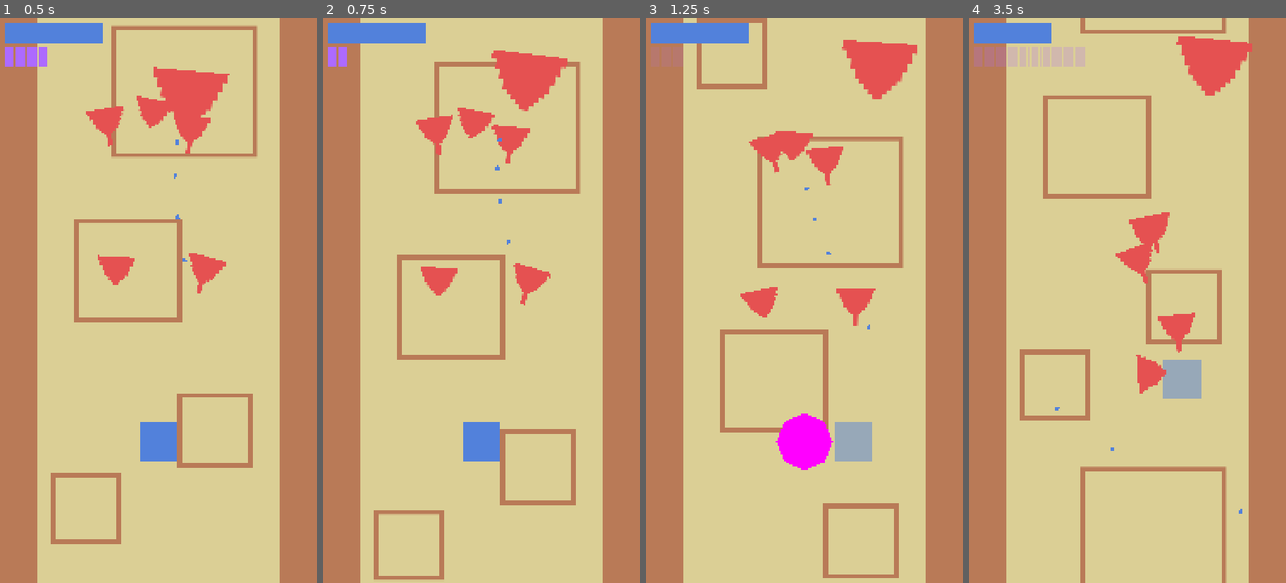
Above: before the commit, frames 1-4 (left to right).
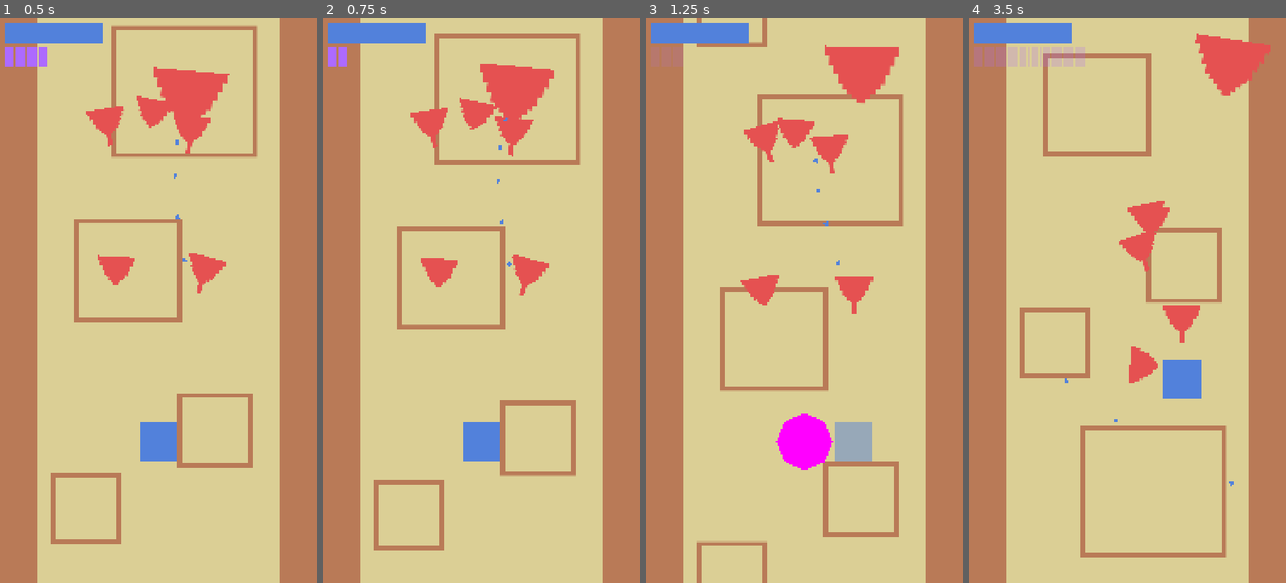
Above: after the commit, the same moments.

Repository: cormacoshaughnessey-maker/PanthersArcade
Game: Godot game, scene res://Scenes/game.tscn
The game is run twice, just before and just after one commit, with the same random seed, the same clock (stepped at 60 frames per second) and the same inputs.
Inputs:
- Up to frame 1 (0.5 s): no input
- Up to frame 2 (0.75 s): hold Right (right) from 0.53 s (still down); hold Space (rewind) from 0.53 s (still down)
- Up to frame 3 (1.25 s): keep holding Right (right); keep holding Space (rewind)
- Up to frame 4 (3.5 s): release Right (right) at 1.28 s; release Space (rewind) at 1.28 s; hold Down (down) 1.28-2.03 s; tap Space (rewind) at 1.35, 2.85 s; hold Right (right) 2.03-2.78 s; hold Space (rewind) 2.03-2.78 s; hold Up (up) from 2.78 s (still down)

Frame 1 is identical in both runs. In frame 2, 8.2% of the frame differs, in the area x 16-82%, y 2-100%; in frame 3, 8.9%; in frame 4, 9.3%, in the area x 16-96%, y 0-100%.

Commit message:
Add Rewind Pausing
Added functionality to pause enemies, projectiles, and the background while rewinding. Can be changed using the pause_on_rewind export variable in the player.

Diff:
--- a/panthers-arcade-game/Scenes/background.tscn
+++ b/panthers-arcade-game/Scenes/background.tscn
@@ -1,8 +1,10 @@
 [gd_scene format=3 uid="uid://clsccskxsea5v"]
 
+[ext_resource type="Script" uid="uid://b4qfove8niryo" path="res://Scripts/background.gd" id="1_pojwb"]
 [ext_resource type="Texture2D" uid="uid://dwt3c0n8v71ly" path="res://Assets/Placeholder_Background.png" id="1_sn1xx"]
 
 [node name="Background" type="Node2D" unique_id=1810696300]
+script = ExtResource("1_pojwb")
 
 [node name="Parallax2D" type="Parallax2D" parent="." unique_id=1446974400]
 scroll_scale = Vector2(0, 1)
--- a/panthers-arcade-game/Scenes/game.tscn
+++ b/panthers-arcade-game/Scenes/game.tscn
@@ -11,6 +11,7 @@
 
 [node name="Game" type="Node2D" unique_id=1653535691]
 script = ExtResource("1_ebmjs")
+default_lives = 5
 
 [node name="UI" type="CanvasLayer" parent="." unique_id=1082573101]
 
--- /dev/null
+++ b/panthers-arcade-game/Scripts/background.gd
@@ -0,0 +1,16 @@
+extends Node2D
+
+@onready var parallax_2d := $Parallax2D
+var default_autoscroll_speed : float
+
+var scroll_speed : int:
+	set(value):
+		scroll_speed = value
+		parallax_2d.autoscroll.y = value
+
+
+func _ready() -> void:
+	default_autoscroll_speed = parallax_2d.autoscroll.y
+
+func reset_scroll_speed() -> void:
+	scroll_speed = default_autoscroll_speed
--- a/panthers-arcade-game/Scripts/enemy.gd
+++ b/panthers-arcade-game/Scripts/enemy.gd
@@ -13,6 +13,7 @@
 @export var score_value := 10  # how many points player gets for killing this enemy
 @export var contact_damage_cooldown := 1.0  # how often contact damage can happen
 
+var paused := false
 var invulnerable := false
 var current_health : float
 var player : CharacterBody2D  # reference to the player so enemies can chase them
@@ -29,13 +30,15 @@
 	# connect the area entered signal so enemy can damage the player on collision
 	area_entered.connect(_on_area_entered)
 	body_entered.connect(_on_body_entered)
+	self.add_to_group("enemies")
 
 
 func _physics_process(delta: float) -> void:
-	# each enemy type will override this to do their own movement and attacks
-	move_and_attack(delta)
-	# clean up enemies that fall too far off screen
-	check_if_off_screen()
+	if not paused: # only move if the enemy is not paused
+		# each enemy type will override this to do their own movement and attacks
+		move_and_attack(delta)
+		# clean up enemies that fall too far off screen
+		check_if_off_screen()
 
 
 # remove enemies that are way off screen so we don't waste resources
--- a/panthers-arcade-game/Scripts/enemy_projectile.gd
+++ b/panthers-arcade-game/Scripts/enemy_projectile.gd
@@ -10,7 +10,7 @@
 var velocity : Vector2 = Vector2.ZERO
 var direction : Vector2 = Vector2.ZERO
 var speed : float = 300.0
-
+var paused := false
 
 func _ready() -> void:
 	# add to enemy attacks group
@@ -25,26 +25,27 @@
 	queue_free()
 
 func _physics_process(delta: float) -> void:
-	# move the projectile
-	if velocity != Vector2.ZERO:
-		position += velocity * delta
-	elif direction != Vector2.ZERO:
-		position += direction * speed * delta
+	if not paused:
+		# move the projectile
+		if velocity != Vector2.ZERO:
+			position += velocity * delta
+		elif direction != Vector2.ZERO:
+			position += direction * speed * delta
 
-	# rotate to face direction of travel
-	if velocity != Vector2.ZERO:
-		rotation = velocity.angle() + deg_to_rad(90)
-	elif direction != Vector2.ZERO:
-		rotation = direction.angle() + deg_to_rad(90)
+		# rotate to face direction of travel
+		if velocity != Vector2.ZERO:
+			rotation = velocity.angle() + deg_to_rad(90)
+		elif direction != Vector2.ZERO:
+			rotation = direction.angle() + deg_to_rad(90)
 
-	# clean up projectiles that went way off screen
-	var screen_size = get_viewport_rect().size
-	var canvas_transform = get_canvas_transform()
-	var visible_rect = Rect2(-canvas_transform.origin, screen_size)
-	# add some buffer so projectiles just off screen aren't deleted immediately
-	visible_rect = visible_rect.grow(200)
-	if not visible_rect.has_point(global_position):
-		queue_free()
+		# clean up projectiles that went way off screen
+		var screen_size = get_viewport_rect().size
+		var canvas_transform = get_canvas_transform()
+		var visible_rect = Rect2(-canvas_transform.origin, screen_size)
+		# add some buffer so projectiles just off screen aren't deleted immediately
+		visible_rect = visible_rect.grow(200)
+		if not visible_rect.has_point(global_position):
+			queue_free()
 
 
 # when projectile hits something
--- a/panthers-arcade-game/Scripts/game.gd
+++ b/panthers-arcade-game/Scripts/game.gd
@@ -4,21 +4,24 @@
 @onready var rewind_ui := $UI/RewindUI
 @onready var player := $Player
 @onready var rewind_cooldown_timer := $Player/RewindCooldownTimer
+@onready var background := $Background
 var rewind_cooldown_percentage := 1.0
 
  # INFO: Variable for the lives the player has remaining, with an accompanying set function which updates the UI
-var lives = 3:
+var lives := 3:
 	set(value):
 		lives = value
 		health_ui.init_lives(lives)
+@export var default_lives := 3
 
 
  # INFO: Function run only once when the game starts running
 func _ready():
-	lives = 5
+	lives = default_lives
+	pass
 
 
- # INFO: functions for taking damage with collision
+ # INFO: functions for taking damage with collision (now unused)
 #func _on_mini_boss_body_entered(body: Node2D) -> void:
 	#if body.has_method("lose_life") and body is Player:
 		#body.lose_life()
@@ -45,3 +48,14 @@
 		rewind_ui.modulate = Color(1.0, 1.0, 1.0, rewind_cooldown_percentage/2)
 	else:
 		rewind_ui.modulate = Color(1.0, 1.0, 1.0, 1.0)
+
+
+func pause_enemies(pause:=true) -> void:
+	for i in get_tree().get_nodes_in_group("enemies"):
+		i.paused = pause
+	for i in get_tree().get_nodes_in_group("enemy_attack"):
+		i.paused = pause
+	if pause:
+		background.scroll_speed = 0
+	else:
+		background.reset_scroll_speed()
--- a/panthers-arcade-game/Scripts/player.gd
+++ b/panthers-arcade-game/Scripts/player.gd
@@ -5,6 +5,7 @@
 @export var max_lives := 3
 @export var invincibility_duration := 1.5  # seconds of i-frames after getting hit
 @export var rewind_invincibility_duration := 1.0 # seconds of i-frames after finishing a rewind
+@export var pause_on_rewind := true # Determines whether or not enemies pause while rewinding
 
 # signals for the UI to hook into
 #signal lives_changed(current_lives: int)
@@ -18,8 +19,6 @@
 var rewinding := false
 var attack_positions : Array[Vector2]
 
-var current_health : float
-#var current_lives : int
 var is_invincible := false  # i-frames after taking damage
 
 @onready var game_node := self.get_parent()
@@ -55,6 +54,8 @@
 	elif not rewind_on_cooldown and Input.is_action_pressed("rewind"):
 		if Input.is_action_just_pressed("rewind"):
 			spawn_projection_trail()
+			if pause_on_rewind:
+				game_node.pause_enemies()
 		for i in rewind_speed:
 			rewind()
 	if not rewinding:
@@ -126,6 +127,7 @@
 		get_tree().call_group("player_projections", "queue_free")
 		rewind_attacks()
 		start_invincibility(true)
+		game_node.pause_enemies(false)
 
 
  # INFO: End of the cooldown on rewinding, sets rewind_on_cooldown to false
--- a/panthers-arcade-game/project.godot
+++ b/panthers-arcade-game/project.godot
@@ -29,6 +29,8 @@
 
 player_attacks=""
 player_projections=""
+enemies="Enemies"
+enemy_attack="All enemy attacks"
 
 [gui]
 
Not shown: 1 places in panthers-arcade-game/Scenes/ranged_enemy.tscn that only renumber resources
Not shown, added: panthers-arcade-game/Scripts/background.gd.uid
